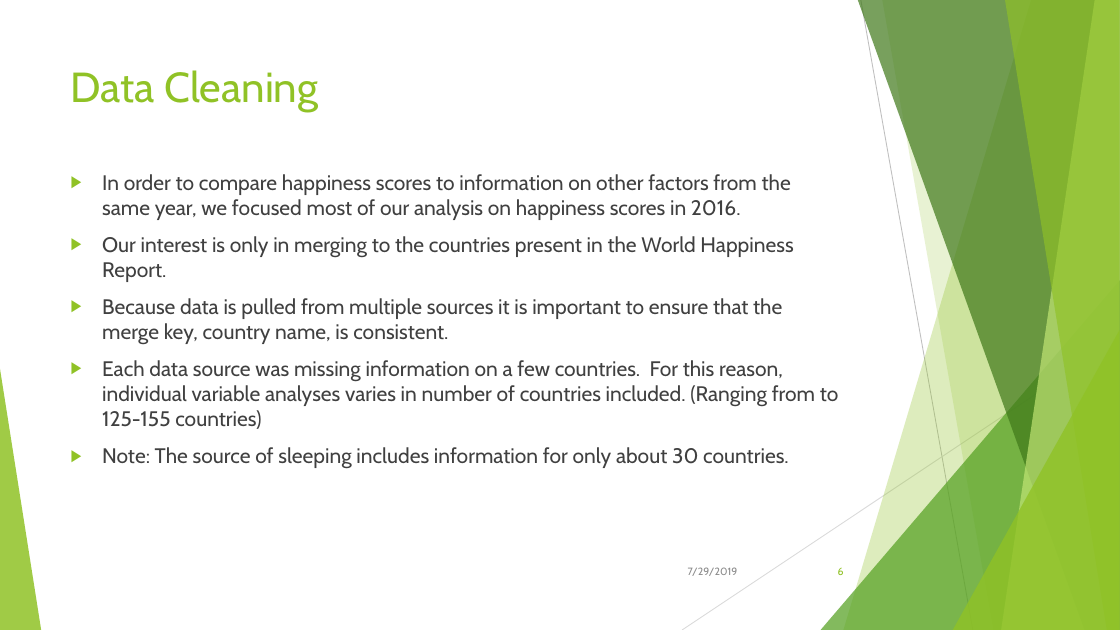
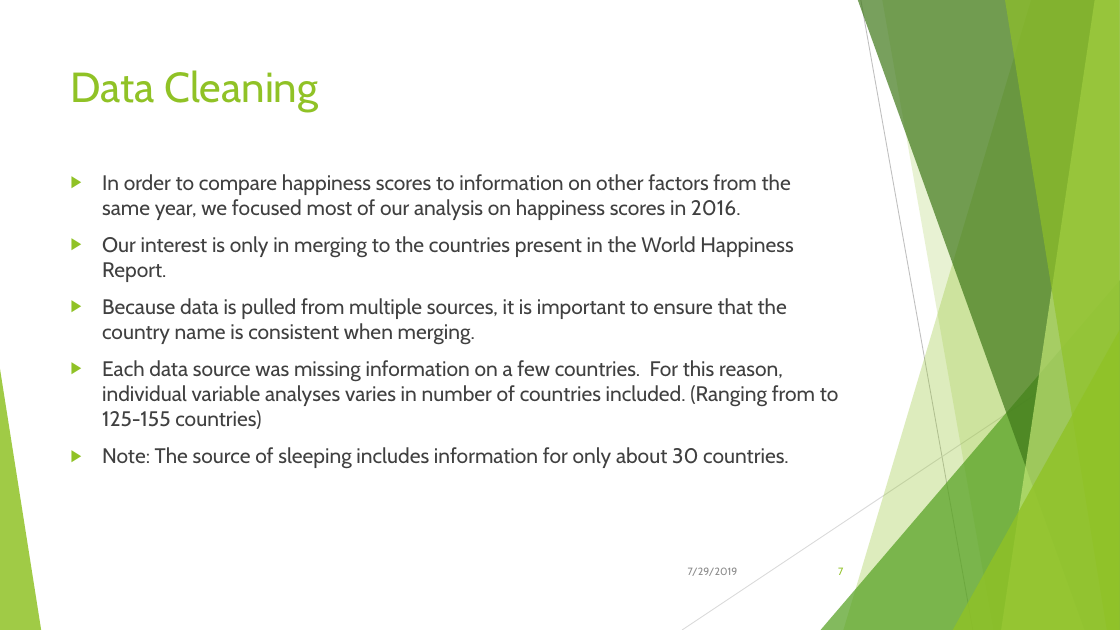
Before and after one commit to Kika000/Project-1, a slide deck: slide 7 of What Makes the World Happy.pptx (slide 6 before the commit). Drawn at 1120x630 pixels with LibreOffice and Linux fonts; fonts in the diff are those of the drawing. Boxes give left, top, right and bottom in pixels: in the first picture for what was removed or moved away, otherwise in the second. Text is boxed around its words. In the diff, an @@ line names an element or a change of style, - is before the commit and + after.

```diff
--- a/What Makes the World Happy.pptx
+++ b/What Makes the World Happy.pptx
@@ text at (102, 298, 787, 345): text changed @@
-▶ Because data is pulled from multiple sources it is important to ensure that the merge key, country name, is consistent.
+▶ Because data is pulled from multiple sources, it is important to ensure that the country name is consistent when merging.
@@ page number at (838, 567, 843, 575): text changed @@
-6
+7
```
Also in this commit, not shown: 9 other slides changed, 1 slide added.
